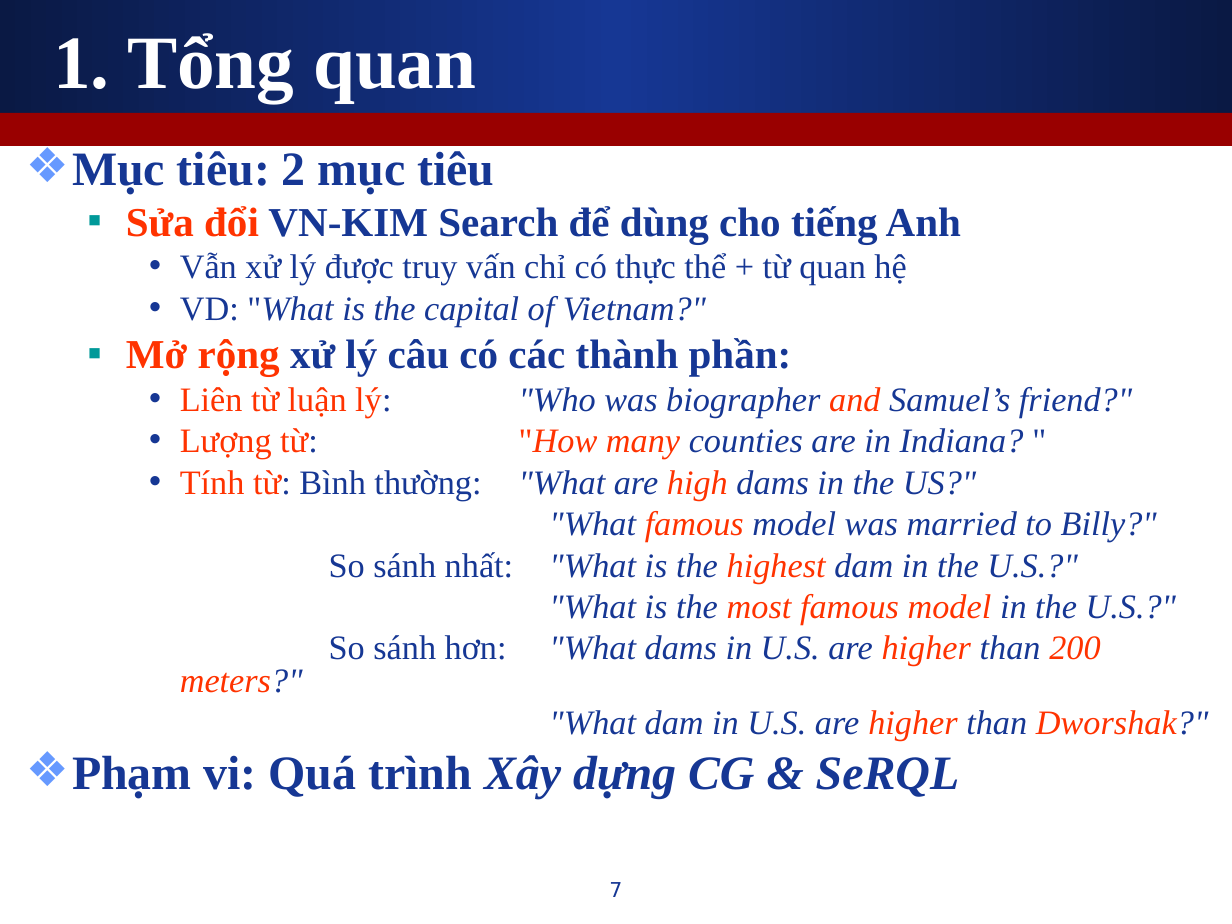
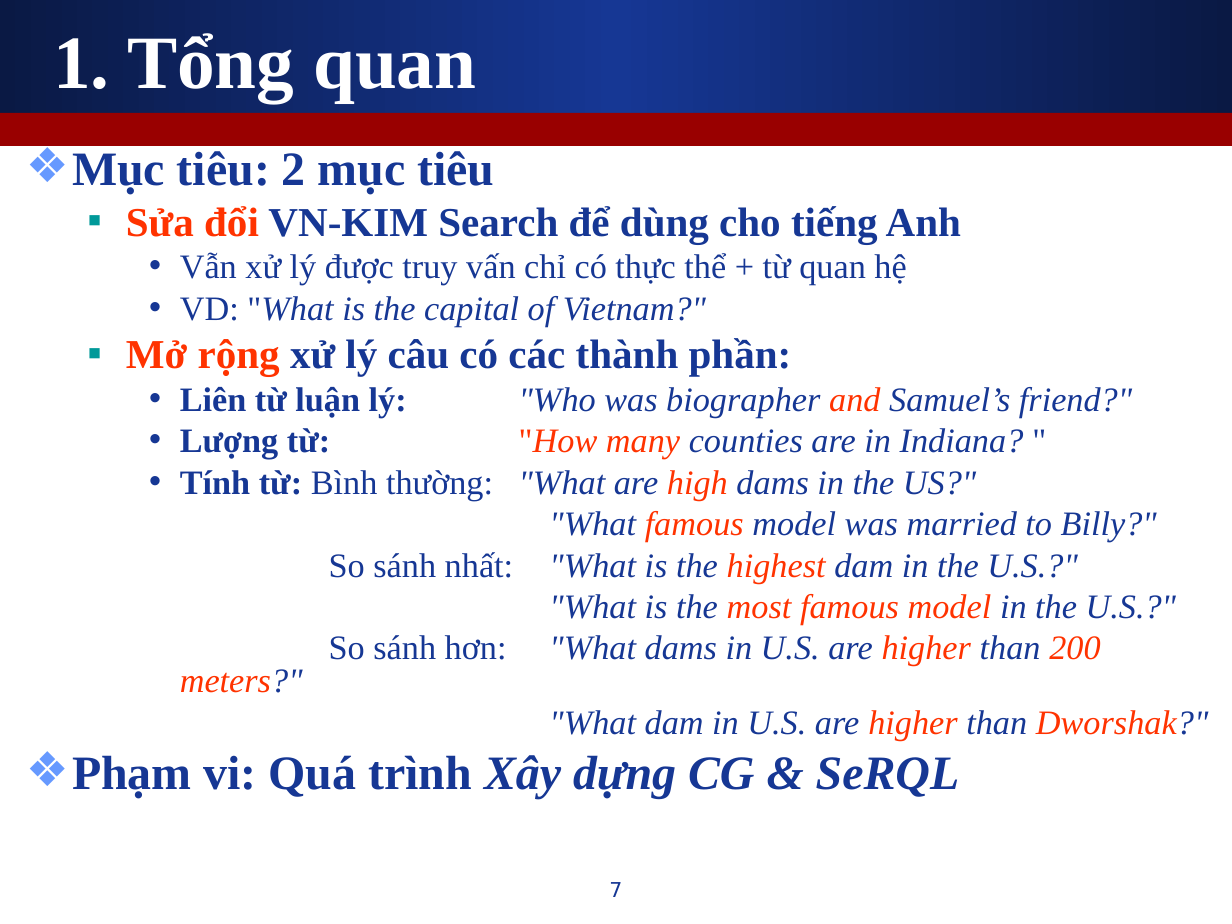
Before and after one commit to leaderwing/kt-kimres, a slide deck: slide 7 of note/Copy of [Thesis] Presentation.ppt. Drawn at 1232x924 pixels with LibreOffice and Linux fonts; fonts in the diff are those of the drawing. Boxes give left, top, right and bottom in pixels: in the first picture for what was removed or moved away, otherwise in the second. Text is boxed around its words. In the diff, an @@ line names an element or a change of style, - is before the commit and + after.

```diff
--- a/note/Copy of [Thesis] Presentation.ppt
+++ b/note/Copy of [Thesis] Presentation.ppt
@@ text at (180, 387, 1132, 501): text colour #FF3300 to #163794, bold on in "Liên từ luận lý:", "Lượng từ:", "Tính từ:" @@
```
Also in this commit, not shown: 5 other slides changed, 1 slide added.
